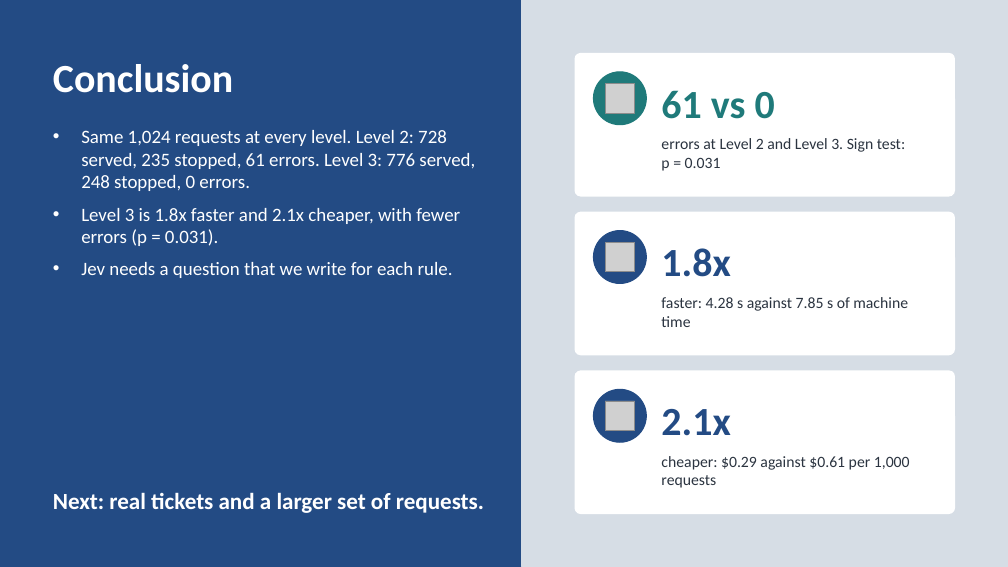
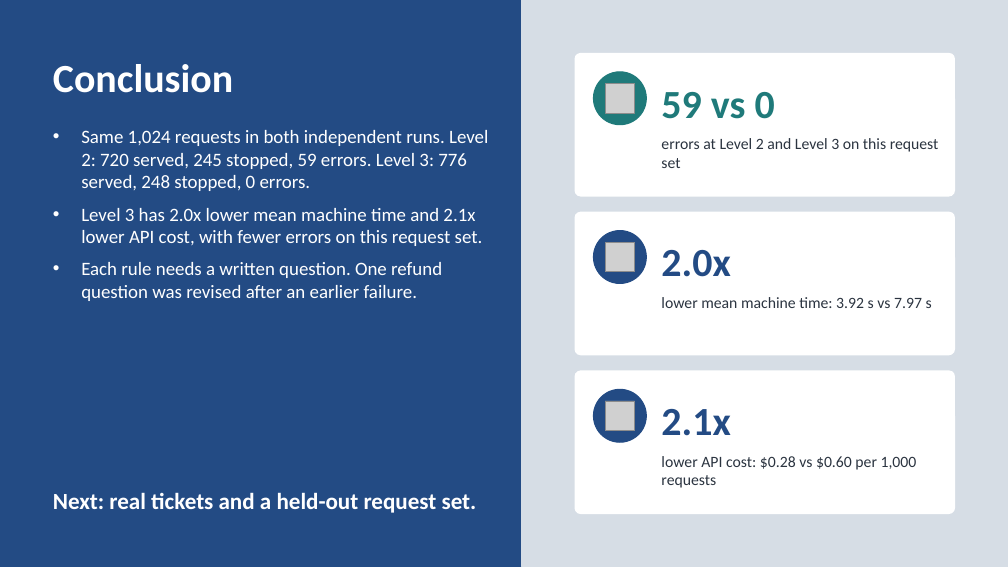
Before and after one commit to neilonthesky/english-presentation, a slide deck: slide 30 of slides/deck.pptx. Drawn at 1008x567 pixels with LibreOffice and Linux fonts; fonts in the diff are those of the drawing; grey boxes stand for pictures. Boxes give left, top, right and bottom in pixels: in the first picture for what was removed or moved away, otherwise in the second. Text is boxed around its words. In the diff, an @@ line names an element or a change of style, - is before the commit and + after.

Commit message:
feat(experiment): separated Level 2 and Level 3 runs
- Required an explicit level selection and stored each run’s results and
  reports in its own directory.
- Updated statistics, figures, and slides to read both independent runs
  and compare their results.

```diff
--- a/slides/deck.pptx
+++ b/slides/deck.pptx
@@ text at bbox=[661, 92, 775, 119]: text changed @@
-61 vs 0
+59 vs 0
@@ text at bbox=[81, 130, 488, 301]: text changed @@
-• Same 1,024 requests at every level. Level 2: 728 served, 235 stopped, 61 errors. Level 3: 776 served, 248 stopped, 0 errors.
-• Level 3 is 1.8x faster and 2.1x cheaper, with fewer errors (p = 0.031).
-• Jev needs a question that we write for each rule.
+• Same 1,024 requests in both independent runs. Level 2: 720 served, 245 stopped, 59 errors. Level 3: 776 served, 248 stopped, 0 errors.
+• Level 3 has 2.0x lower mean machine time and 2.1x lower API cost, with fewer errors on this request set.
+• Each rule needs a written question. One refund question was revised after an earlier failure.
@@ text at bbox=[661, 138, 939, 168]: text changed @@
-errors at Level 2 and Level 3. Sign test: p = 0.031
+errors at Level 2 and Level 3 on this request set
@@ text at bbox=[661, 250, 730, 277]: text changed @@
-1.8x
+2.0x
@@ text at bbox=[661, 297, 932, 308]: text changed @@
-faster: 4.28 s against 7.85 s of machine time
+lower mean machine time: 3.92 s vs 7.97 s
@@ text at bbox=[661, 456, 917, 488]: text changed @@
-cheaper: $0.29 against $0.61 per 1,000 requests
+lower API cost: $0.28 vs $0.60 per 1,000 requests
@@ text at bbox=[53, 492, 477, 513]: text changed @@
-Next: real tickets and a larger set of requests.
+Next: real tickets and a held-out request set.
```
Also in this commit, not shown: 12 other slides changed, 11 other files.
